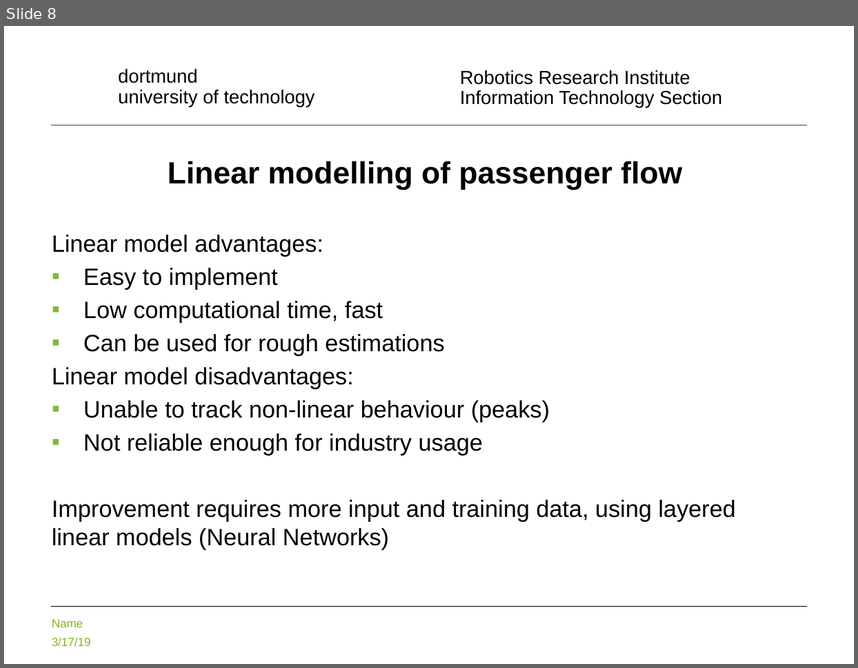
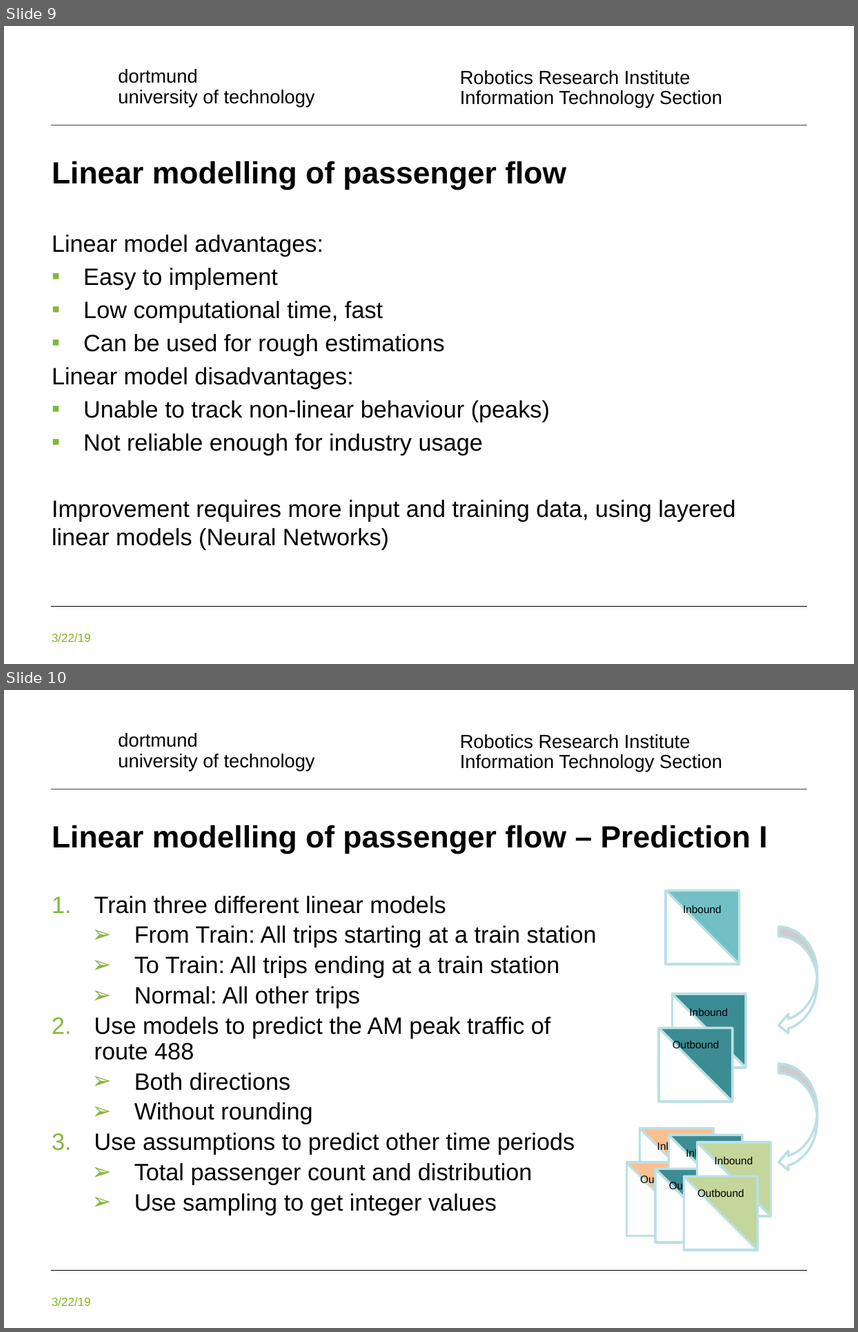
Before and after one commit to halabama/transit_algorithms, a slide deck: PG_present.pptx. Shown one above the other, each under a label of ours: slide 8 before the commit, slides 9 and 10 after it. The pictures are 858x668 and 858x1332 pixels, drawn with LibreOffice and Linux fonts; fonts in the diff are those of the drawing; background and template pictures are left out. Boxes give left, top, right and bottom in pixels: in the first picture for what was removed or moved away, otherwise in the second. Text is boxed around its words. In the diff, an @@ line names an element or a change of style, - is before the commit and + after.

```diff
--- a/PG_present.pptx
+++ b/PG_present.pptx
@@ slide 10 added at (x1=4, y1=690, x2=854, y2=1328), background #FFFFFF; not listed: 5 template elements that a slide beside it also shows @@
@@ title added at (x1=52, y1=825, x2=767, y2=854), 26 pt, text #000000, bold @@
+Linear modelling of passenger flow – Prediction I
@@ text added at (x1=94, y1=896, x2=597, y2=1214), 20 pt, text #000000 @@
+1. Train three different linear models
+  ➢ From Train: All trips starting at a train station
+  ➢ To Train: All trips ending at a train station
+  ➢ Normal: All other trips
+2. Use models to predict the AM peak traffic of route 488
+  ➢ Both directions
+  ➢ Without rounding
+3. Use assumptions to predict other time periods
+  ➢ Total passenger count and distribution
+  ➢ Use sampling to get integer values
@@ rectangle added at (x1=665, y1=891, x2=740, y2=965), fill #FFFFFF, outline #BBE0E3 2 pt @@
@@ triangle added at (x1=665, y1=891, x2=740, y2=965), fill #72BFC5, outline #BBE0E3 2 pt @@
@@ text added at (x1=683, y1=905, x2=722, y2=915), 9 pt, text #000000 @@
+Inbound
@@ curved left arrow added at (x1=780, y1=926, x2=818, y2=1034), fill #FFFFFF, outline #BBE0E3 2 pt @@
@@ group added at (x1=659, y1=994, x2=746, y2=1101): 2 rectangles, 2 triangles, 2 texts @@
+Inbound
+Outbound
@@ curved left arrow added at (x1=780, y1=1063, x2=818, y2=1171), fill #FFFFFF, outline #BBE0E3 2 pt @@
@@ group added at (x1=627, y1=1127, x2=714, y2=1236): 2 rectangles, 2 triangles, 2 texts @@
+Inbound
+Outbound
@@ group added at (x1=655, y1=1134, x2=743, y2=1243): 2 rectangles, 2 triangles, 2 texts @@
+Inbound
+Outbound
@@ group added at (x1=684, y1=1142, x2=771, y2=1250): 2 rectangles, 2 triangles, 2 texts @@
+Inbound
+Outbound
@@ what was slide 8 is now slide 9 @@
@@ slide 9 changed as well @@
@@ title "Linear modelling of passenger flow" at (x1=52, y1=161, x2=566, y2=190): alignment centre to left @@
@@ text at (x1=52, y1=633, x2=91, y2=641): text changed @@
-Name
-3/17/19
+3/22/19
```
Also in this commit, not shown: 17 other slides changed, 5 other slides added, 1 slide removed.
